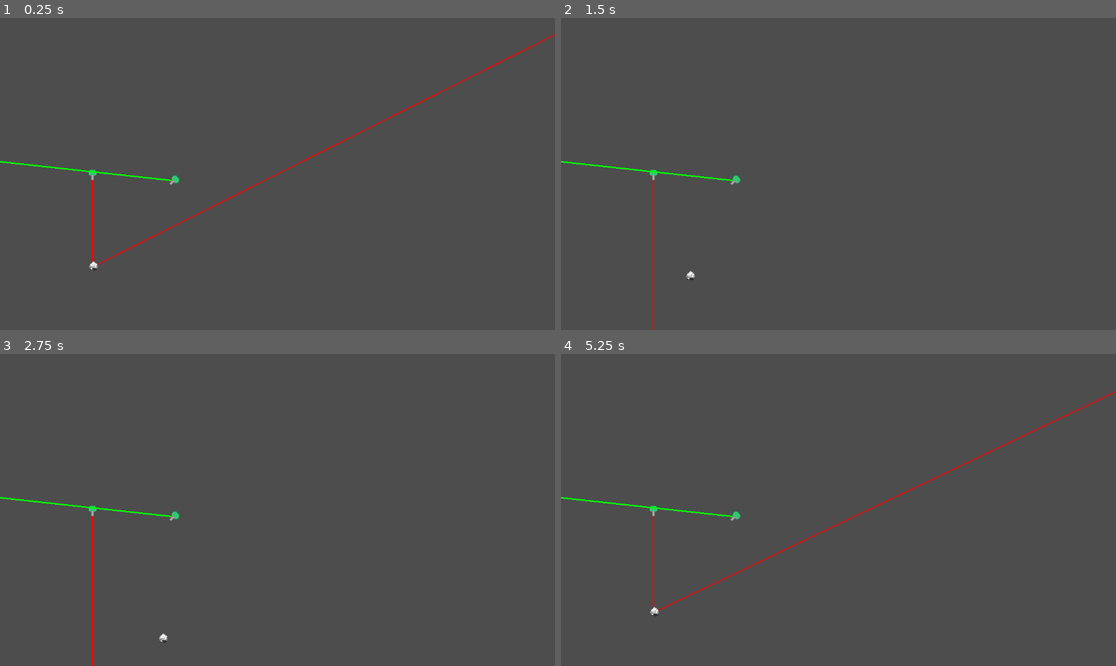
Above: before the commit, frames 1-4 (two rows, left to right).
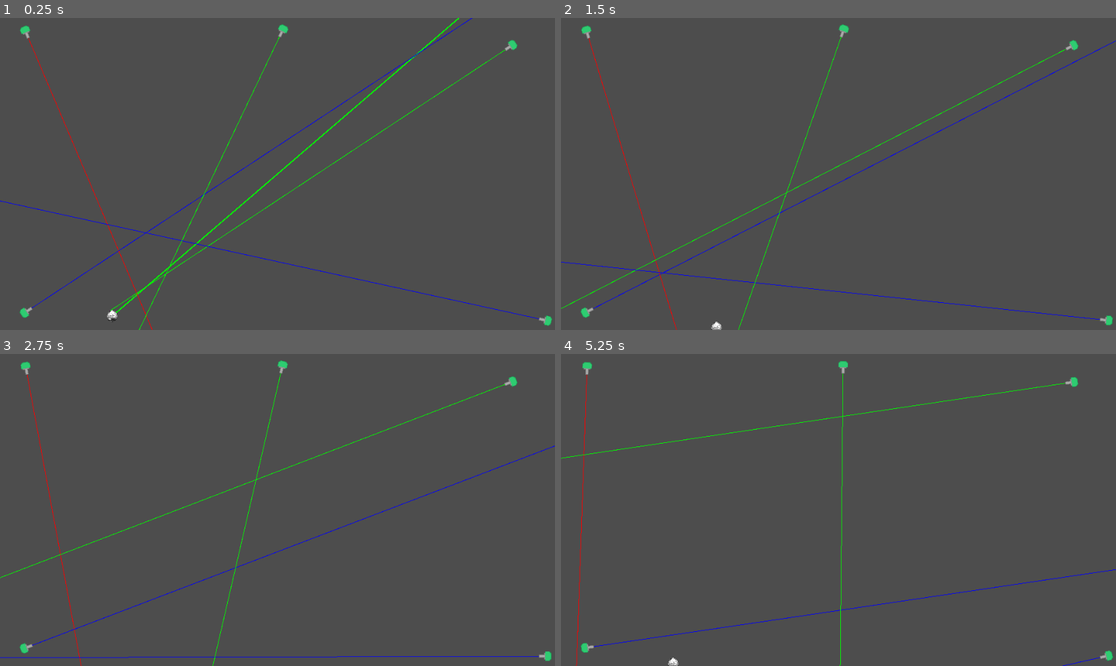
Above: after the commit, the same moments.

Repository: mattwilkinsonn/mirrorball
Game: Godot game, scene res://Main.tscn
The game is run twice, just before and just after one commit, with the same random seed, the same clock (stepped at 60 frames per second) and the same inputs.
Inputs (mouse positions are in pixels of both pictures, inside the frame that each line leads up to):
- Up to frame 1 (0.25 s): no input
- Up to frame 2 (1.5 s): move the mouse to (960, 158) at 0.52 s; hold D (Right) 0.53-1.28 s; move the mouse to (727, 189) at 1.27 s; hold S (Down) from 1.28 s (still down)
- Up to frame 3 (2.75 s): move the mouse to (333, 441) at 2.02 s; release S (Down) at 2.03 s; hold D (Right) from 2.03 s (still down)
- Up to frame 4 (5.25 s): move the mouse to (810, 572) at 2.77 s; release D (Right) at 2.78 s; hold W (Up) 2.78-3.53 s; move the mouse to (1005, 556) at 3.52 s; hold A (Left) 3.53-5.03 s; move the mouse to (672, 463) at 4.27 s; move the mouse to (866, 510) at 5.02 s; hold S (Down) from 5.03 s (still down)

The runs differ from the first frame. In frame 1, 2.7% of the frame differs, in the area x 0-100%, y 0-100%; in frame 2, 2.1%; in frame 3, 2.0%; in frame 4, 2.0%.

Commit message:
lazers
Signed-off-by: Matt <mattwilki17@gmail.com>

Diff:
--- a/LazerTower.gd
+++ b/LazerTower.gd
@@ -1,15 +1,20 @@
 extends Area2D
-
 
 const Player = preload("res://Player.gd")
 
+@export var SPIN: bool = true
+@export var ANGULAR_VELOCITY = 5
+@export var MAX_ROTATION = 40.0
 
-
-
-
+var ANGULAR_VELOCITY_RAD = deg_to_rad(ANGULAR_VELOCITY)
+var MAX_ROTATION_RAD = deg_to_rad(MAX_ROTATION)
 
 var lazer_color: Global.LazerColor
 var color: Color
+var spin_direction: int
+
+var negative_rotation_bound
+var positive_rotation_bound
 
 var player
 var colliding_with_player: bool = false
@@ -19,20 +24,26 @@
 	lazer_color = Global.LazerColor.values()[randi_range(0, 2)]
 	color = Global.LazerColorToGodotColor[lazer_color]
 	player = get_node("/root/Main/Player")
-
-	print(color)
-
+	spin_direction = pow(-1, randi() % 2)
+	negative_rotation_bound = rotation - MAX_ROTATION_RAD
+	positive_rotation_bound = rotation + MAX_ROTATION_RAD
 
 # Called every frame. 'delta' is the elapsed time since the previous frame.
 func _process(delta):
-	if $RayCast2D.get_collider() is Player and not colliding_with_player:
+	if $Lazer.get_collider() is Player and not colliding_with_player:
 		player.lazer_collision(lazer_color)
 		colliding_with_player = true
-	if not $RayCast2D.get_collider() is Player and colliding_with_player:
+	if not $Lazer.get_collider() is Player and colliding_with_player:
 		player.stop_lazer_collision(lazer_color)
 		colliding_with_player = false
 
 	queue_redraw()
 
 func _draw():
-	draw_line(Vector2.ZERO, $RayCast2D.get_collision_point() - global_position, color, 3.0)
+	draw_line(Vector2.ZERO, to_local($Lazer.get_collision_point()), color, 1.0)
+
+func _physics_process(delta):
+	var angle_change = ANGULAR_VELOCITY_RAD * delta * spin_direction
+	rotation = lerp_angle(rotation, rotation + angle_change, 1)
+	if rotation <= negative_rotation_bound or rotation >= positive_rotation_bound:
+		spin_direction *= -1
--- a/LazerTower.tscn
+++ b/LazerTower.tscn
@@ -17,7 +17,7 @@
 [node name="CollisionShape2D" type="CollisionShape2D" parent="."]
 shape = SubResource("CircleShape2D_7ryi7")
 
-[node name="RayCast2D" type="RayCast2D" parent="."]
+[node name="Lazer" type="RayCast2D" parent="."]
 target_position = Vector2(0, 1e+07)
 collision_mask = 5
 collide_with_areas = true
--- a/Main.tscn
+++ b/Main.tscn
@@ -4,10 +4,10 @@
 [ext_resource type="PackedScene" uid="uid://b0521v8cum5w" path="res://LazerTower.tscn" id="2_bqidk"]
 
 [sub_resource type="RectangleShape2D" id="RectangleShape2D_5nyvk"]
-size = Vector2(1152, 12.25)
+size = Vector2(967, 12.25)
 
 [sub_resource type="RectangleShape2D" id="RectangleShape2D_25ugm"]
-size = Vector2(20, 649)
+size = Vector2(19, 649)
 
 [node name="Main" type="Node2D"]
 
@@ -15,11 +15,24 @@
 position = Vector2(194, 516)
 
 [node name="LazerTower" parent="." instance=ExtResource("2_bqidk")]
-position = Vector2(192, 326)
+position = Vector2(45, 25)
+rotation = -0.423036
 
 [node name="LazerTower2" parent="." instance=ExtResource("2_bqidk")]
-position = Vector2(361, 338)
-rotation = 0.83991
+position = Vector2(883, 49)
+rotation = 0.964961
+
+[node name="LazerTower3" parent="." instance=ExtResource("2_bqidk")]
+position = Vector2(943, 523)
+rotation = 1.80801
+
+[node name="LazerTower4" parent="." instance=ExtResource("2_bqidk")]
+position = Vector2(46, 508)
+rotation = 4.1077
+
+[node name="LazerTower5" parent="." instance=ExtResource("2_bqidk")]
+position = Vector2(488, 23)
+rotation = 0.467864
 
 [node name="LevelBorder" type="StaticBody2D" parent="."]
 position = Vector2(52, 114)
@@ -27,11 +40,11 @@
 collision_mask = 7
 
 [node name="CollisionShape2D2" type="CollisionShape2D" parent="LevelBorder"]
-position = Vector2(524, 539.875)
+position = Vector2(431.5, 432)
 shape = SubResource("RectangleShape2D_5nyvk")
 
 [node name="CollisionShape2D4" type="CollisionShape2D" parent="LevelBorder"]
-position = Vector2(524, -120)
+position = Vector2(431, -120)
 shape = SubResource("RectangleShape2D_5nyvk")
 
 [node name="CollisionShape2D" type="CollisionShape2D" parent="LevelBorder"]
@@ -39,5 +52,5 @@
 shape = SubResource("RectangleShape2D_25ugm")
 
 [node name="CollisionShape2D3" type="CollisionShape2D" parent="LevelBorder"]
-position = Vector2(1110, 210)
+position = Vector2(918, 209)
 shape = SubResource("RectangleShape2D_25ugm")
--- a/Player.gd
+++ b/Player.gd
@@ -98,13 +98,12 @@
 
 func _draw():
 	if lazer_strength > 0:
-		draw_line(Vector2.ZERO, $Lazer.get_collision_point() - global_position, lazer_godot_color, lazer_strength * 2)
+		draw_line(Vector2.ZERO, to_local($Lazer.get_collision_point()), lazer_godot_color, lazer_strength * 2)
 
 # Called every frame. 'delta' is the elapsed time since the previous frame.
 func _process(delta):
 	create_mirror_lazer()
 	queue_redraw()
-	print(current_lazers)
 
 func _physics_process(delta):
 	get_input()
--- a/project.godot
+++ b/project.godot
@@ -18,6 +18,11 @@
 [autoload]
 
 Global="*res://Global.gd"
+
+[display]
+
+window/size/viewport_width=960
+window/size/viewport_height=540
 
 [input]
 
